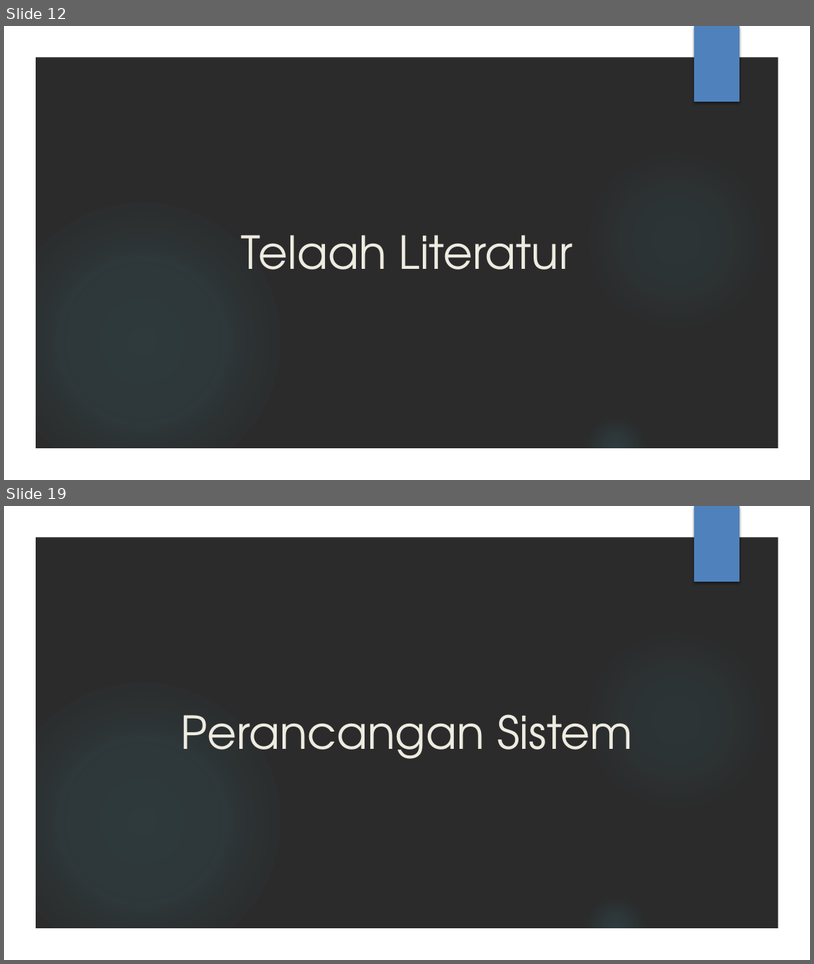
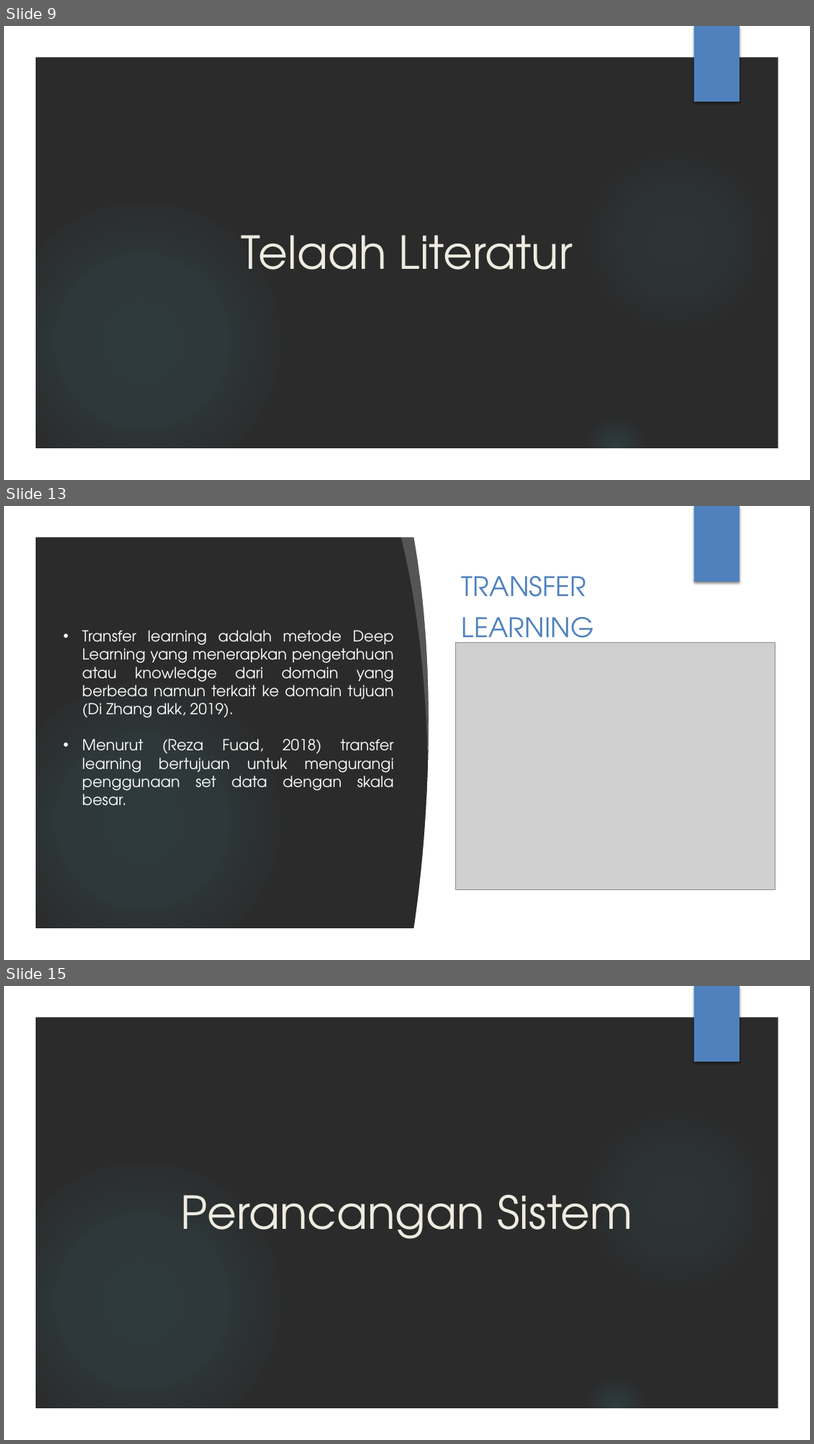
Before and after one commit to AhsanulQalbi/skripsiAnaconda, a slide deck: Laporan ppt/PPT SIDANG.pptx. Shown one above the other, each under a label of ours: slides 12 and 19 before the commit, slides 9, 13 and 15 after it; the slides between them are not shown. The pictures are 814x964 and 814x1444 pixels, drawn with LibreOffice and Linux fonts; fonts in the diff are those of the drawing; grey boxes stand for pictures; background and template pictures are left out; a plain dark background stands for a picture behind light text. Boxes give left, top, right and bottom in pixels: in the first picture for what was removed or moved away, otherwise in the second. Text is boxed around its words. In the diff, an @@ line names an element or a change of style, - is before the commit and + after.

```diff
--- a/Laporan ppt/PPT SIDANG.pptx
+++ b/Laporan ppt/PPT SIDANG.pptx
@@ slide 13 added at <box>4,506,810,960</box>, background picture (left out); not listed: 4 template elements that a slide beside it also shows @@
@@ freeform shape added at <box>401,531,448,752</box>, fill #FFFFFF at 20% opacity @@
@@ freeform shape added at <box>413,533,496,933</box>, fill #FFFFFF @@
@@ rectangle added at <box>486,533,782,933</box>, fill #FFFFFF @@
@@ text added at <box>462,576,594,649</box>, 32 pt, text #4F81BD @@
+TRANSFER
+LEARNING
@@ text added at <box>82,630,394,806</box>, 18 pt, text #FFFFFF @@
+• Transfer learning adalah metode Deep Learning yang menerapkan pengetahuan atau knowledge dari domain yang berbeda namun terkait ke domain tujuan (Di Zhang dkk, 2019).
+• Menurut (Reza Fuad, 2018) transfer learning bertujuan untuk mengurangi penggunaan set data dengan skala besar.
@@ picture added at <box>456,642,775,889</box> @@
@@ what was slide 12 is now slide 9 @@
@@ what was slide 19 is now slide 15 @@
```
Also in this commit, not shown: 9 slides changed, 18 other slides added, 22 slides removed, 1 other file.
